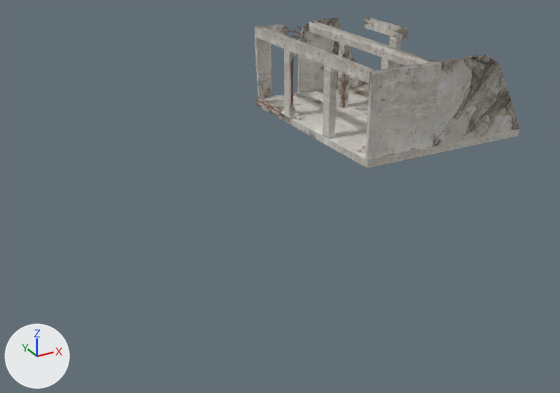
One commit to the FBX model Assets/Art/Models/vRRubbleBuilding.fbx: the scene before it, then after it.
One viewpoint serves both versions: a 50 mm lens placed at (-11.43, -17.51, 6.81), pointed at (-1.5, 0.54, -2.21). Every picture has the same lights, and +X, +Y and +Z are marked at lower left. Where no turn or scale is listed for an object, it has been applied to the vertices. Vertices at the same position are counted once.

The older version as bpy lines, for what is in view:
```python
me_cube_001 = bpy.data.meshes.new('Cube.001')
me_cube_001.from_pydata(...)  # 2524 vertices, 1963 faces; spans x -1.06..4.03, y -3.01..3.02, z -0.2..2.22
me_cube_001.materials.append(mat_material)  # picture img_rubblebuilding_png
ob_cube = bpy.data.objects.new('Cube', me_cube_001)
ob_cube.location = (0.0, 0.0, 0.0)
```
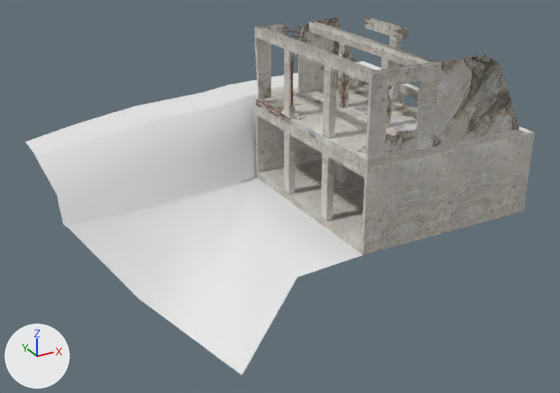
Where the change shows, as pixel boxes (x1, y1, x2, y2) in the pictures (560 x 393 px):
'Cube.001', added: after (26, 61, 381, 375)
'Cube', reshaped (6% wider, 58% taller): before (255, 18, 519, 168); after (255, 18, 535, 255)
part 1 of me_cube_001, added: after (335, 161, 346, 183)
part 2 of me_cube_001, added: after (284, 131, 295, 195)
part 3 of me_cube_001, added: after (321, 154, 334, 221)
part 4 of me_cube_001, added: after (256, 84, 535, 255)
part 5 of me_cube_001, added: after (271, 54, 519, 160)

The edits, one by one:
me_cube_001 is used by ob_cube; location (0.0, 0.0, 0.0).
me_cube_001 had 2524 vertices, 1963 faces and spanned x -1.06..4.03, y -3.01..3.02, z -0.2..2.22.
me_cube_001 now has 2759 vertices, 2113 faces and spans x -1.06..4.6, y -3.01..3.8, z -2.6..2.22.
me_cube_001 part 1: the loose piece of 8 vertices spanning x 2.6..2.8, y 0.9..1.2, z 0.0..1.9 is copied, and the copy is moved by (-1.8, 0.0, -2.4); it spans x 0.8..1.0, y 0.9..1.2, z -2.4..-0.5.
me_cube_001 part 2: the loose piece of 8 vertices spanning x 2.6..2.8, y 0.9..1.2, z 0.0..1.9 is copied, and the copy is moved by (-3.6, 0.0, -2.4); it spans x -1.0..-0.8, y 0.9..1.2, z -2.4..-0.5.
me_cube_001 part 3: the loose piece of 8 vertices spanning x 2.6..2.8, y 0.9..1.2, z 0.0..1.9 is copied, and the copy is moved by (-3.6, -2.1, -2.4); it spans x -1.0..-0.8, y -1.2..-0.9, z -2.4..-0.5.
me_cube_001 part 4: a new loose piece of 51 vertices spanning x -1.0..4.6, y -3.0..3.0, z -2.6..-0.2, in mat_material (picture img_rubblebuilding_png).
me_cube_001 part 5: 104 vertices added at x -1.0..3.86, y -3.0..3.8, z -0.5..2.2.
Mesh me_cube is new.
It has 44 vertices, 33 faces and spans x -7.6..4.6, y -3.37..5.39, z -4.8..0.0.
Object 'Cube.001' (ob_cube_001) is new; it shows me_cube.
Its location is (0.0, 0.0, 0.0).
